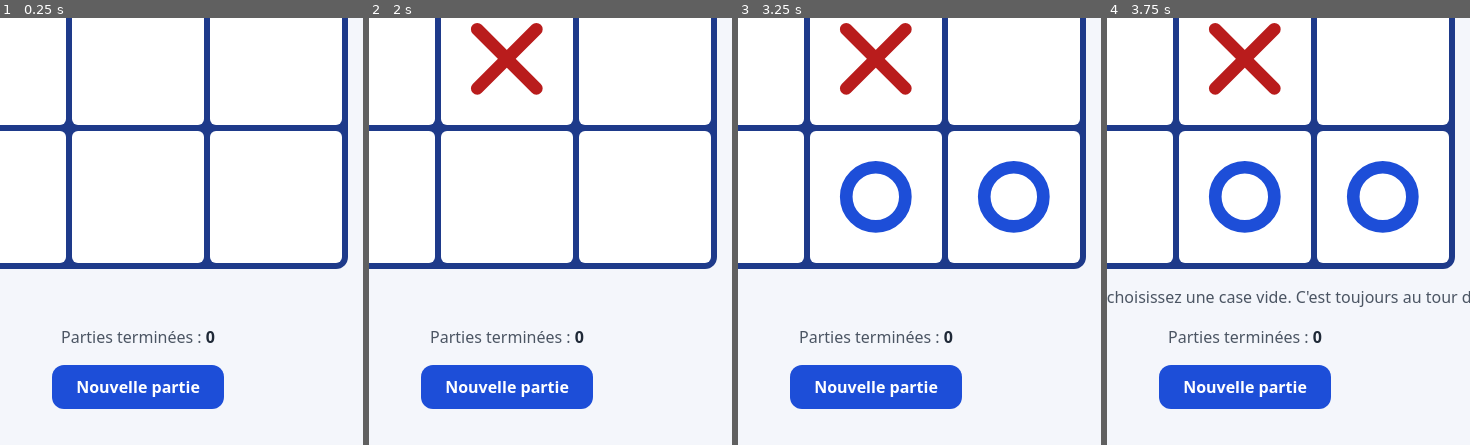
Above: before the commit, frames 1-4 (left to right).
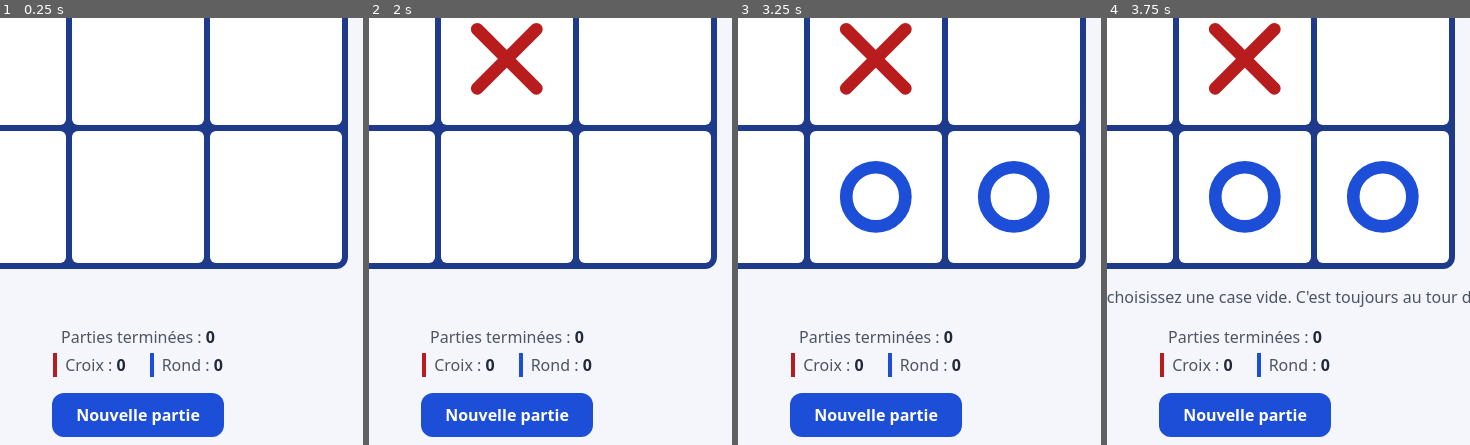
Above: after the commit, the same moments.

Repository: Keewee-IA-Corp/jeu-morpion
Game: browser game, page index.html
Two runs of this game, one before a commit and one after it. Both use one fixed random seed, a clock stepped at 60 frames per second and the inputs below.
Inputs:
- Up to frame 1 (0.25 s): no input
- Up to frame 2 (2 s): click "Nouvelle partie" at 1.27 s; click "Case 5, ligne 2, colonne 2, v…" at 1.87 s
- Up to frame 3 (3.25 s): click "Case 9, ligne 3, colonne 3, v…" at 2.02 s; click "Case 1, ligne 1, colonne 1, v…" at 2.47 s; click "Case 8, ligne 3, colonne 2, v…" at 3.07 s
- Up to frame 4 (3.75 s): click "Case 9, ligne 3, colonne 3, r…" at 3.67 s
The pictures show only the part of the screen within x 31-81%, y 44-94%; the shares and areas given below are measured in that part.

The runs differ from the first frame. In frame 1, 5.9% of the frame differs, in the area x 14-62%, y 78-99%; in frame 2, 5.9%; in frame 3, 5.9%; in frame 4, 5.9%.

Commit message:
JME-20261122-220353 : Afficher le score de victoires de chaque joueur sous la grille
J'ai ajouté le score sous la grille, dans un bloc « bilan » qui contient aussi le compteur de parties terminées. Au chargement, il affiche « Croix : 0 » et « Rond : 0 ». Quand une victoire est annoncée, le gagnant prend 1 point. Un match nul ne change aucun score. « Nouvelle partie » garde le score, qui n'est jamais sauvegardé et repart donc à 0 quand on actualise la page.

Réalisé par DeveloppeurIA (modèle : claude-opus-5-5).

Diff:
--- a/assets/css/style.css
+++ b/assets/css/style.css
@@ -241,6 +241,36 @@
   color: var(--couleur-texte-doux);
 }
 
+/* Bilan de la session : compteur de parties et score des joueurs */
+.bilan {
+  display: flex;
+  flex-direction: column;
+  align-items: center;
+  gap: var(--espace-xs);
+}
+
+.score {
+  display: flex;
+  flex-wrap: wrap;
+  justify-content: center;
+  gap: var(--espace-s) var(--espace-l);
+  margin: 0;
+  color: var(--couleur-texte-doux);
+}
+
+.score__joueur {
+  padding-left: var(--espace-s);
+  border-left: 4px solid var(--couleur-grille);
+}
+
+.score__joueur--croix {
+  border-left-color: var(--couleur-croix);
+}
+
+.score__joueur--rond {
+  border-left-color: var(--couleur-rond);
+}
+
 /* Compteur de parties terminées */
 .compteur {
   margin: 0;
--- a/assets/js/main.js
+++ b/assets/js/main.js
@@ -55,6 +55,36 @@
     afficherCompteur();
   }
 
+  /* Nombre de victoires de chaque joueur depuis l'ouverture de la page.
+     Les matchs nuls ne sont pas comptés ici. Conservé par « Nouvelle partie »,
+     remis à 0 à chaque actualisation (pas de sauvegarde). */
+  var victoires = {};
+  victoires[Regles.CROIX] = 0;
+  victoires[Regles.ROND] = 0;
+
+  var IDS_SCORE = {};
+  IDS_SCORE[Regles.CROIX] = "score-croix";
+  IDS_SCORE[Regles.ROND] = "score-rond";
+
+  /** Affiche le nombre de victoires de la croix et du rond sous la grille. */
+  function afficherScore() {
+    [Regles.CROIX, Regles.ROND].forEach(function (joueur) {
+      var valeur = document.getElementById(IDS_SCORE[joueur]);
+      if (valeur) {
+        valeur.textContent = String(victoires[joueur]);
+      }
+    });
+  }
+
+  /** Ajoute une victoire au gagnant, à appeler une seule fois quand une partie se termine. */
+  function compterVictoire(gagnant) {
+    if (!gagnant || !victoires.hasOwnProperty(gagnant)) {
+      return; // match nul : aucun score ne change
+    }
+    victoires[gagnant] += 1;
+    afficherScore();
+  }
+
   /** Récupère les 9 cases de la grille, dans l'ordre (0 à 8). */
   function recupererCases() {
     return Array.prototype.slice.call(document.querySelectorAll(".grille .case"));
@@ -166,6 +196,7 @@
       masquerTour();
       afficherMessage(texteFinDePartie());
       compterPartieTerminee();
+      compterVictoire(partie.gagnant);
       return;
     }
     // Coup valide : on efface un éventuel message d'erreur et on change de tour.
@@ -206,6 +237,7 @@
     }
     afficherTour();
     afficherCompteur();
+    afficherScore();
   }
 
   demarrer();
@@ -219,6 +251,9 @@
     },
     partiesTerminees: function () {
       return partiesTerminees;
+    },
+    victoires: function () {
+      return { croix: victoires[Regles.CROIX], rond: victoires[Regles.ROND] };
     }
   };
 })();
--- a/index.html
+++ b/index.html
@@ -38,8 +38,17 @@
       <!-- Zone de messages annoncés aux lecteurs d'écran (coup interdit, victoire, match nul) -->
       <p class="jeu__message" id="message" aria-live="polite"></p>
 
-      <!-- Nombre de parties terminées (victoire ou match nul) depuis l'ouverture de la page -->
-      <p class="compteur">Parties terminées : <span class="compteur__valeur" id="compteur-parties">0</span></p>
+      <!-- Bilan de la session : parties terminées et victoires de chaque joueur (remis à 0 à l'actualisation) -->
+      <div class="bilan">
+        <!-- Nombre de parties terminées (victoire ou match nul) depuis l'ouverture de la page -->
+        <p class="compteur">Parties terminées : <span class="compteur__valeur" id="compteur-parties">0</span></p>
+
+        <!-- Nombre de victoires de chaque joueur (les matchs nuls ne sont pas comptés) -->
+        <p class="score">
+          <span class="score__joueur score__joueur--croix">Croix : <span class="compteur__valeur" id="score-croix">0</span></span>
+          <span class="score__joueur score__joueur--rond">Rond : <span class="compteur__valeur" id="score-rond">0</span></span>
+        </p>
+      </div>
 
       <!-- Relance une partie sans recharger la page (grille vidée, la croix recommence) -->
       <button type="button" class="bouton" id="nouvelle-partie">Nouvelle partie</button>
Not shown, changed: CHANGELOG.md
